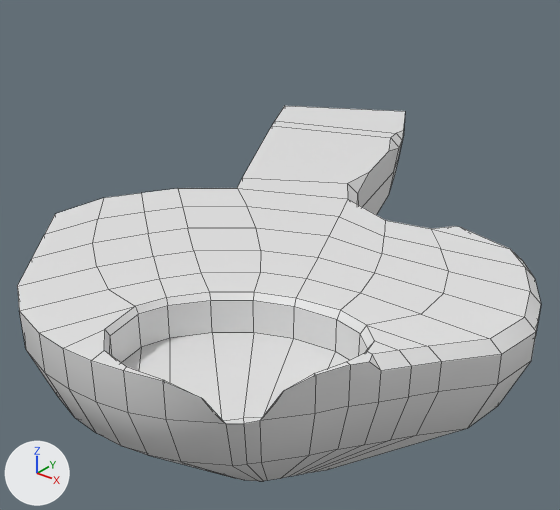
The Blender file ZeldaLike TING/Assets/Art/Meshes/LD/Iles.blend, before and after one commit.
Rendered twice from a camera (50 mm lens) standing at (22.8, -23.4, 16.1) and looking at (-7.6, 14.6, -7.5). The lights are fixed; the arrows at lower left show +X, +Y and +Z. Mesh edges are drawn as thin lines. The same objects are shown in both versions, whatever each file hides.

The scene before the commit, as lines of its bpy script (objects in view):
```python
me_island_02_001 = bpy.data.meshes.new('Island 02.001')
me_island_02_001.from_pydata(...)  # 273 vertices, 243 faces; spans x -16.9..13.5, y -8.1..31.6, z -12.4..-1.0
me_island_02_001.polygons.foreach_set('use_smooth', [True] * 243)
me_island_02_001.materials.append(mat_lit_004)  # white #e7e7e7
ob_ile_1 = bpy.data.objects.new('Ile_1', me_island_02_001)
ob_ile_1.location = (0.0, 0.0, 0.0)
```
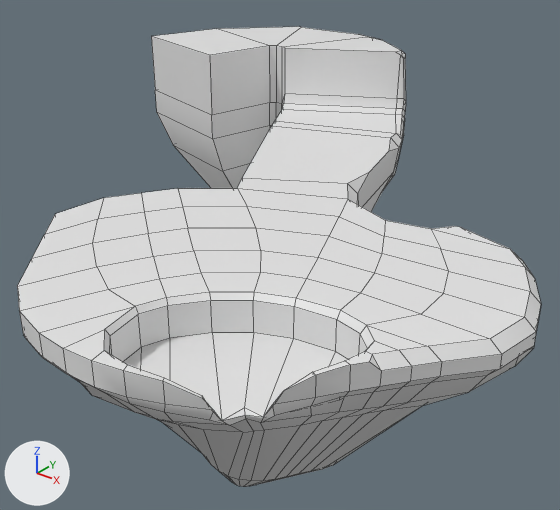
Location of each change, [x1, y1, x2, y2] in pixels of the pictures (560 x 510 px):
```json
{"object": "Ile_1", "change": "reshaped", "before": [17, 106, 541, 481], "after": [17, 27, 541, 487], "on screen": "23% taller"}
{"part": 1, "of": "me_island_02_001", "change": "built on", "before": [20, 106, 536, 481], "after": [20, 27, 536, 487]}
```

Scene script edits in JSON lines:
```json
{"block": "me_island_02_001", "where": "# used by ob_ile_1; location = (0.0, 0.0, 0.0)"}
{"op": "remove", "block": "me_island_02_001", "code": "me_island_02_001.from_pydata(...)  # 273 vertices, 243 faces; spans x -16.9..13.5, y -8.1..31.6, z -12.4..-1.0"}
{"op": "add", "block": "me_island_02_001", "code": "me_island_02_001.from_pydata(...)  # 433 vertices, 402 faces; spans x -29.2..13.5, y -8.1..36.1, z -19.7..3.8"}
{"block": "me_island_02_001", "change": "me_island_02_001 part 1"}
{"block": "me_island_02_001", "change": "44 vertices are removed from x -16.9..13.5, y -7.4..26.8, z -12.4..-1.0"}
{"block": "me_island_02_001", "change": "62 faces are deleted"}
{"block": "me_island_02_001", "change": "11 vertices in x -2.5..13.1, y -8.1..3.4, z -3.0 move by (0.0, 0.0, 0.8)"}
{"block": "me_island_02_001", "change": "3 vertices in x 8.1..9.0, y -2.9..-0.6, z -1.2..-1.0 move by (-0.1, 0.0, 0.0)"}
{"block": "me_island_02_001", "change": "28 vertices move from x -11.4..12.0, y -7.4..31.6, z -12.4..-1.0 to x -9.2..12.5, y -7.6..31.8, z -5.9..-1.0"}
{"block": "me_island_02_001", "change": "190 vertices are added at x -29.2..13.5, y -7.5..36.1, z -19.7..3.8"}
{"block": "me_island_02_001", "change": "8 new vertices lie (0.0, 0.0, 2.0) away from vertices in x -29.2..-13.9, y 20.8..36.1, z -3.0"}
{"block": "me_island_02_001", "change": "6 new vertices lie (0.0, 0.0, 4.8) away from vertices in x -29.2..-17.4, y 20.8..30.0, z -1.0"}
{"block": "me_island_02_001", "change": "221 new faces join them"}
```
